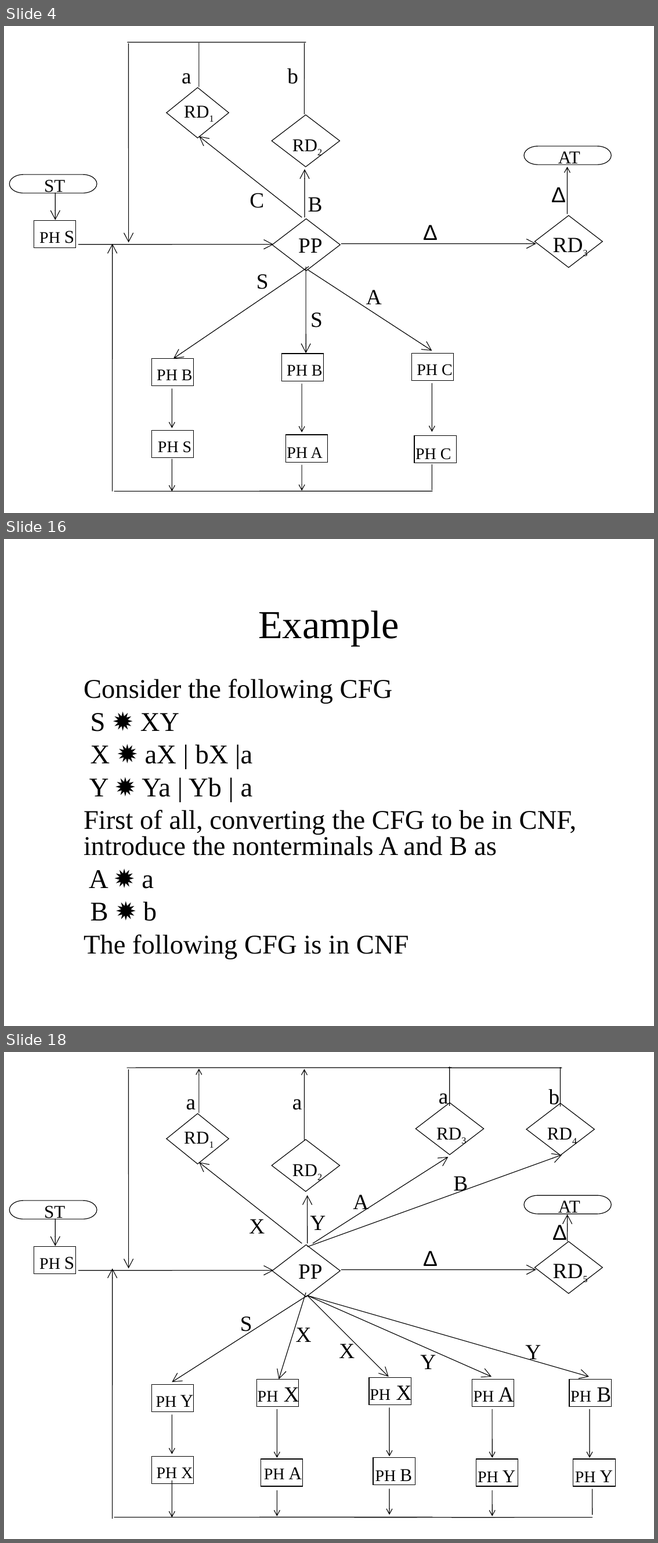
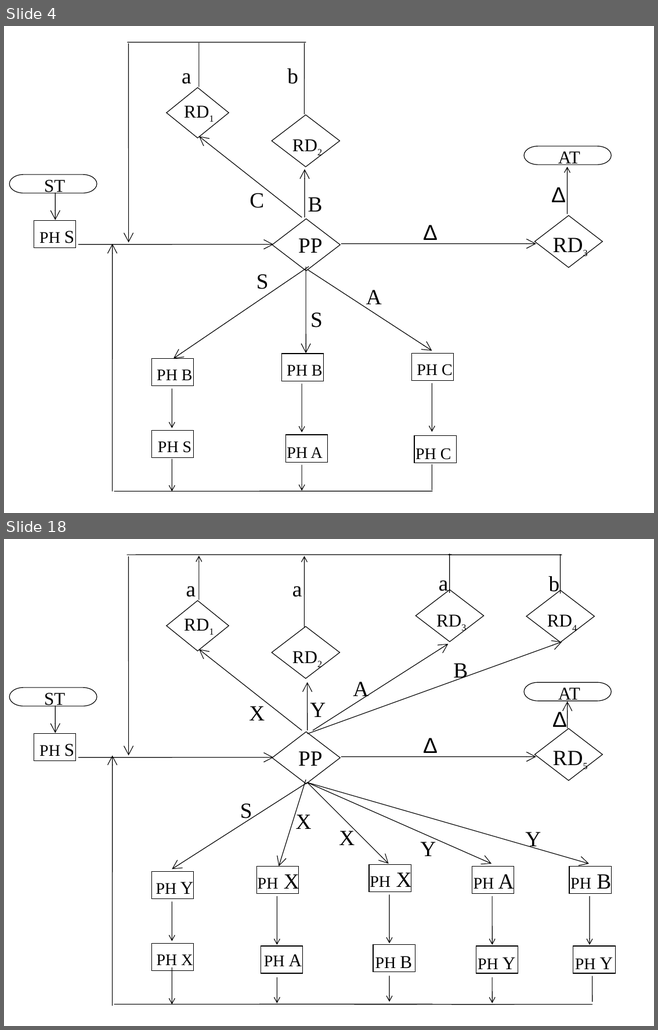
Before and after one commit to bamboat3/toa, a slide deck: Lesson 39.ppt. Shown one above the other, each under a label of ours: slides 4, 16 and 18 before the commit, slides 4 and 18 after it; the slides between them are not shown. The pictures are 658x1543 and 658x1030 pixels, drawn with LibreOffice and Linux fonts; fonts in the diff are those of the drawing. Boxes give left, top, right and bottom in pixels: in the first picture for what was removed or moved away, otherwise in the second. Text is boxed around its words. In the diff, an @@ line names an element or a change of style, - is before the commit and + after.

```diff
--- a/Lesson 39.ppt
+++ b/Lesson 39.ppt
@@ slide 16 removed at (4,539,654,1026), background #FFFFFF @@
@@ title removed at (258,610,399,646) @@
-Example
@@ text removed at (83,679,576,959) @@
-Consider the following CFG
-S ✹ XY
-X ✹ aX | bX |a
-Y ✹ Ya | Yb | a
-First of all, converting the CFG to be in CNF, introduce the nonterminals A and B as
-A ✹ a
-B ✹ b
-The following CFG is in CNF
```
Also in this commit, not shown: 7 slides changed, 7 slides added, 6 other slides removed, 3 other files.
